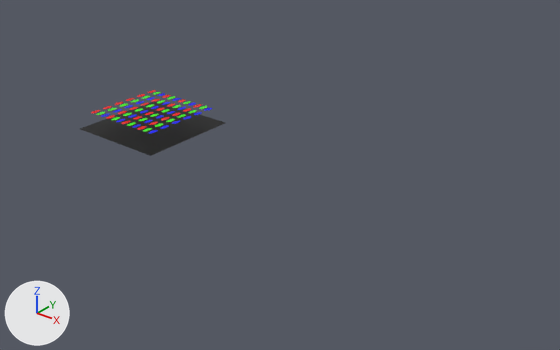
An edit to the Blender file ScreenDoor/ScreenDoor.blend, drawn before and after from the same camera.
One viewpoint serves both versions: a 50 mm lens placed at (36.9, -32.5, 19.2), pointed at (10.6, 0.4, -1.2). The axes (+X, +Y, +Z) are drawn at lower left. The lights are the same throughout.
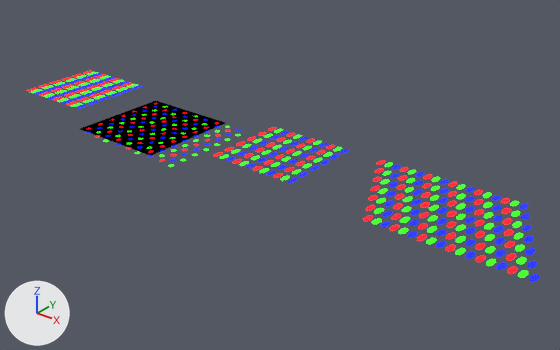
Changed parts and their boxes [x1, y1, x2, y2] in the pictures (560 x 350 px):
'Cube.001', recoloured, moved, modifiers changed
    before: [91, 90, 212, 134]
    after: [363, 160, 540, 282]
'Plane', surface changed
    both: [80, 101, 225, 156]
'Cube.003', added
    after: [213, 127, 349, 183]
    faces in mat_b: [226, 131, 349, 183]
    faces in mat_g: [220, 129, 342, 181]
    faces in mat_r: [213, 127, 335, 178]
'Cube.002', added
    after: [26, 70, 143, 109]
    faces in mat_b: [35, 73, 143, 109]
    faces in mat_g: [31, 72, 137, 107]
    faces in mat_r: [26, 70, 134, 105]
'Circle', added
    after: [85, 103, 241, 167]
    faces in mat_g: [96, 106, 240, 167]
    faces in mat_b: [85, 106, 241, 161]
    faces in mat_r: [86, 103, 231, 162]

Patch to the scene script:
```diff
--- a/ScreenDoor/ScreenDoor.blend.py
+++ b/ScreenDoor/ScreenDoor.blend.py
@@ mat_material_001 @@
 mat_material_001.base_color = (0.0, 0.0, 0.0)  # black #000000
+mat_material_001.specular_ior_level = 0.0
@@ mat_r @@
 n0 = _N.new('ShaderNodeBsdfPrincipled'); n0.name = 'Principled BSDF'
 n0.subsurface_method = 'RANDOM_WALK_SKIN'
-n0.inputs[0].default_value = (0.8, 0.000593, 0.0, 1.0)  # 'Base Color', red #e70200
+n0.inputs[28].default_value = 4.0  # 'Emission Strength'
 n1 = _N.new('ShaderNodeOutputMaterial'); n1.name = 'Material Output'
+n2 = _N.new('ShaderNodeRGB'); n2.name = 'RGB'
+n2.outputs[0].default_value = (0.5, 0.0, 0.00362, 1.0)  # 'Color', red #bc000c
 _L.new(n0.outputs[0], n1.inputs[0])  # 'BSDF' to 'Surface'
+_L.new(n2.outputs[0], n0.inputs[0])  # 'Color' to 'Base Color'
+_L.new(n2.outputs[0], n0.inputs[27])  # 'Color' to 'Emission Color'
@@ mat_g @@
 n0 = _N.new('ShaderNodeBsdfPrincipled'); n0.name = 'Principled BSDF'
 n0.subsurface_method = 'RANDOM_WALK_SKIN'
-n0.inputs[0].default_value = (0.0471, 0.8, 0.0, 1.0)  # 'Base Color', green #3de700
+n0.inputs[28].default_value = 4.0  # 'Emission Strength'
 n1 = _N.new('ShaderNodeOutputMaterial'); n1.name = 'Material Output'
+n2 = _N.new('ShaderNodeRGB'); n2.name = 'RGB'
+n2.outputs[0].default_value = (0.00878, 0.5, 0.0, 1.0)  # 'Color', green #17bc00
 _L.new(n0.outputs[0], n1.inputs[0])  # 'BSDF' to 'Surface'
+_L.new(n2.outputs[0], n0.inputs[0])  # 'Color' to 'Base Color'
+_L.new(n2.outputs[0], n0.inputs[27])  # 'Color' to 'Emission Color'
@@ mat_b @@
 _N = mat_b.node_tree.nodes; _L = mat_b.node_tree.links
+n1 = _N.new('ShaderNodeOutputMaterial'); n1.name = 'Material Output'
 n0 = _N.new('ShaderNodeBsdfPrincipled'); n0.name = 'Principled BSDF'
@@ mat_b @@
 n0.subsurface_method = 'RANDOM_WALK_SKIN'
-n0.inputs[0].default_value = (0.0, 0.00481, 0.8, 1.0)  # 'Base Color', blue #000fe7
-n1 = _N.new('ShaderNodeOutputMaterial'); n1.name = 'Material Output'
+n0.inputs[28].default_value = 4.0  # 'Emission Strength'
+n2 = _N.new('ShaderNodeRGB'); n2.name = 'RGB'
+n2.outputs[0].default_value = (0.0, 0.00391, 0.5, 1.0)  # 'Color', blue #000dbc
 _L.new(n0.outputs[0], n1.inputs[0])  # 'BSDF' to 'Surface'
+_L.new(n2.outputs[0], n0.inputs[0])  # 'Color' to 'Base Color'
+_L.new(n2.outputs[0], n0.inputs[27])  # 'Color' to 'Emission Color'
@@ ob_cube_001 @@
 ob_cube_001 = bpy.data.objects.new('Cube.001', me_cube_002)
-ob_cube_001.location = (-2.75, 2.5, 0.0)
+ob_cube_001.location = (16.25, 2.5, 0.0)
 ob_cube_001.scale = (0.25, 0.5, 0.5)
@@ ob_cube_001 @@
 _m = ob_cube_001.modifiers.new('Subdivision', 'SUBSURF')
 _m.levels = 3
+_m.render_levels = 5
 _m = ob_cube_001.modifiers.new('Array', 'ARRAY')
-_m.count = 4
+_m.count = 6
 _m.use_constant_offset = True
@@ ob_cube_001 @@
 _m = ob_cube_001.modifiers.new('Array.001', 'ARRAY')
-_m.count = 6
+_m.count = 7
 _m.use_constant_offset = True
-_m.constant_offset_displace = (0.0, -2.0, 0.0)
+_m.constant_offset_displace = (2.0, -2.0, 0.0)
 _m.use_relative_offset = False
@@ ob_circle @@
+ob_circle = bpy.data.objects.new('Circle', me_circle)  # 192 vertices, 6 faces; spans x -0.21..3.21, y -0.99..0.21, z 0.0; modifiers ARRAY, ARRAY
+ob_circle.location = (-3.0, 3.0, -0.6)
+ob_circle.scale = (0.832, 0.832, 0.832)
@@ ob_cube_003 @@
+ob_cube_003 = bpy.data.objects.new('Cube.003', me_cube_002.copy())  # the mesh of ob_cube_001; modifiers SUBSURF, ARRAY, ARRAY
+ob_cube_003.location = (8.25, 2.5, 0.0)
+ob_cube_003.scale = (0.25, 0.5, 0.5)
@@ ob_cube_002 @@
+ob_cube_002 = bpy.data.objects.new('Cube.002', me_cube_002.copy())  # the mesh of ob_cube_001; modifiers ARRAY, ARRAY
+ob_cube_002.location = (-9.75, 2.5, 0.0)
+ob_cube_002.scale = (0.25, 0.5, 0.5)
```
